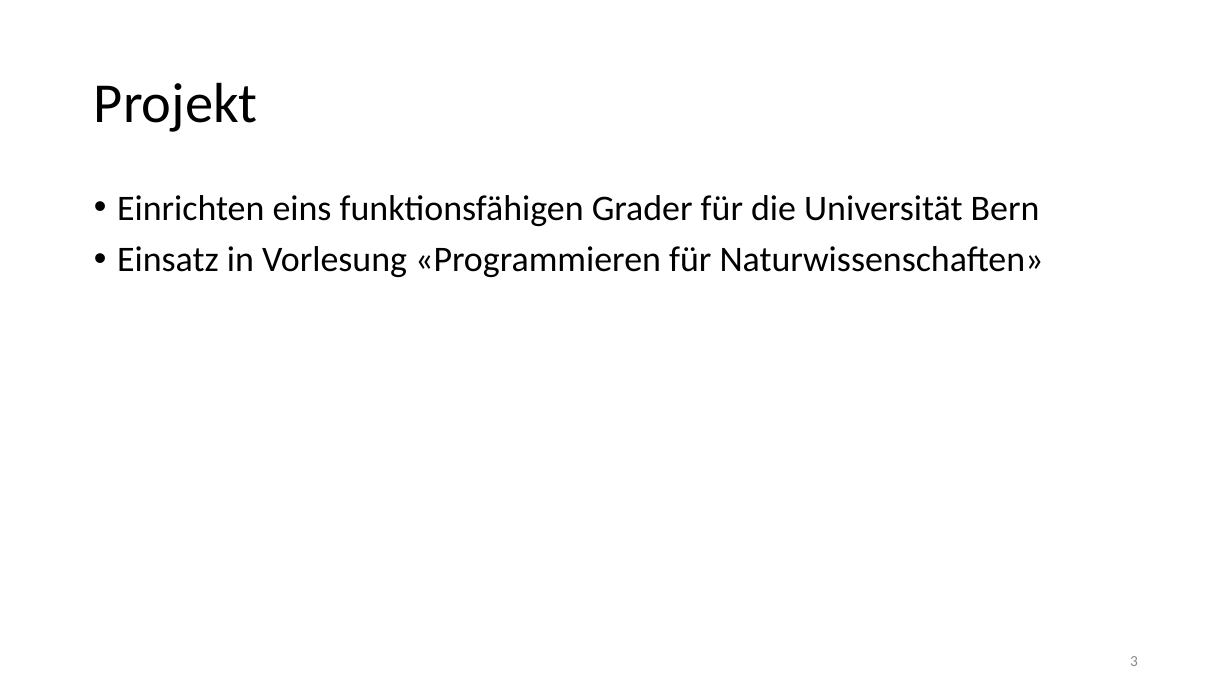
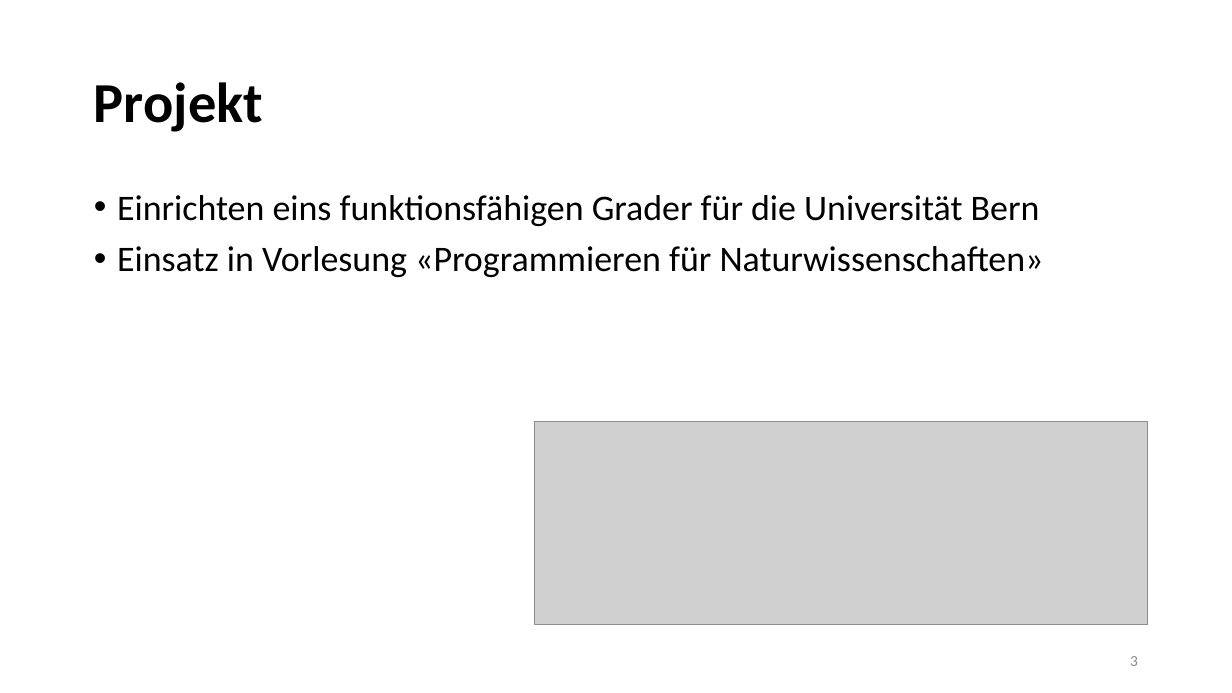
Before and after one commit to ooemperor/PSEGrader-Deliverables, a slide deck: slide 3 of Presentations/Requirements.pptx. Drawn at 1232x693 pixels with LibreOffice and Linux fonts; fonts in the diff are those of the drawing; grey boxes stand for pictures. Boxes give left, top, right and bottom in pixels: in the first picture for what was removed or moved away, otherwise in the second. Text is boxed around its words. In the diff, an @@ line names an element or a change of style, - is before the commit and + after.

```diff
--- a/Presentations/Requirements.pptx
+++ b/Presentations/Requirements.pptx
@@ title "Projekt" at bbox=[94, 82, 263, 132]: bold on @@
@@ picture added at bbox=[534, 422, 1148, 625] @@
```
Also in this commit, not shown: 10 other slides changed, 2 slides added.
